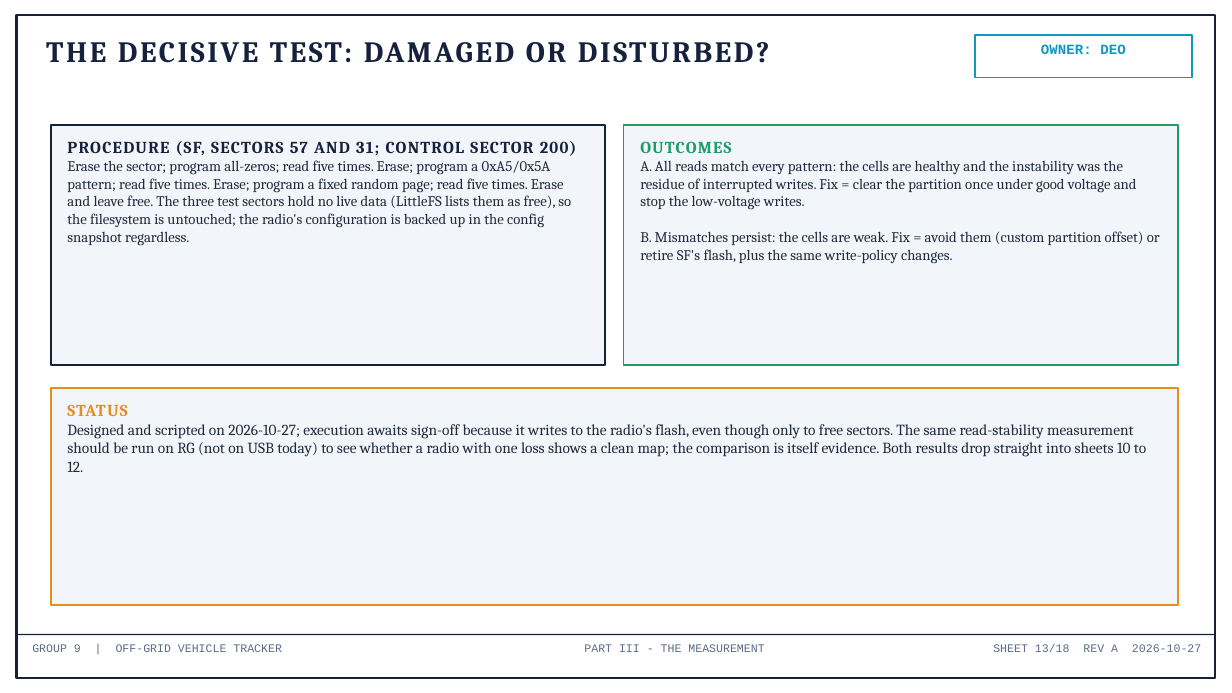
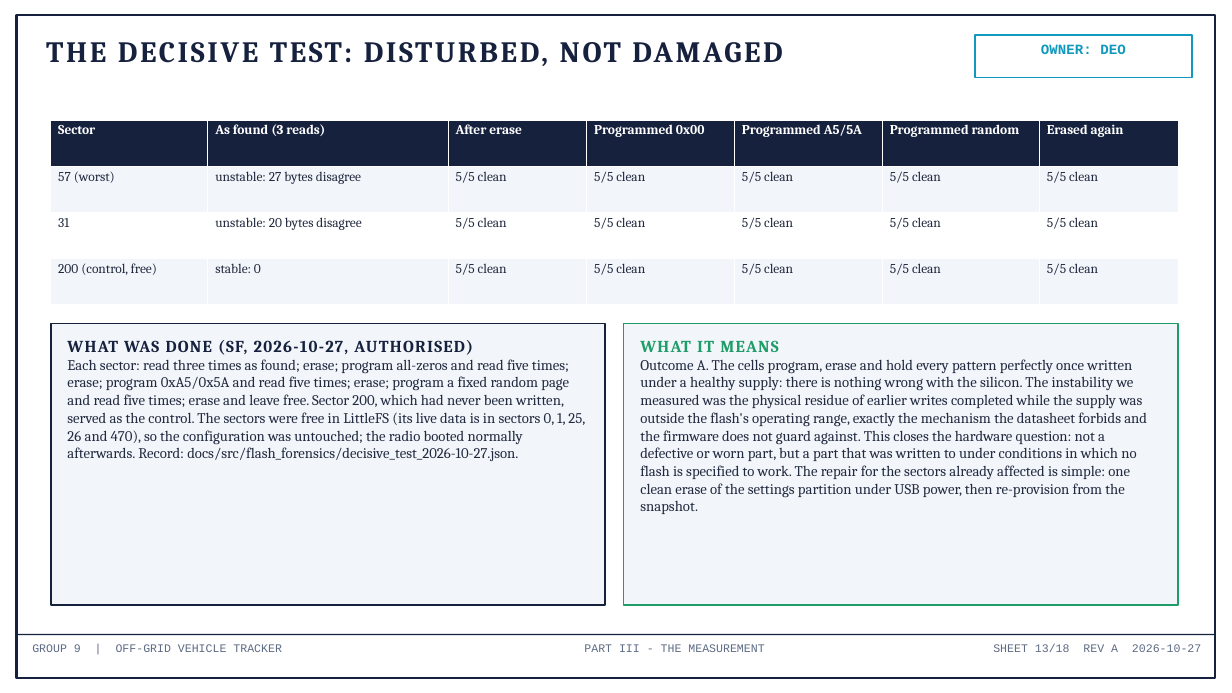
Before and after one commit to deosgracius/offgrid-vehicle-tracker, a slide deck: slide 13 of docs/presentations/Group9_ConfigLoss_RootCause.pptx. Drawn at 1232x693 pixels with LibreOffice and Linux fonts; fonts in the diff are those of the drawing. Boxes give left, top, right and bottom in pixels: in the first picture for what was removed or moved away, otherwise in the second. Text is boxed around its words. In the diff, an @@ line names an element or a change of style, - is before the commit and + after.

```diff
--- a/docs/presentations/Group9_ConfigLoss_RootCause.pptx
+++ b/docs/presentations/Group9_ConfigLoss_RootCause.pptx
@@ text at <box>46,42,782,66</box>: text changed @@
-THE DECISIVE TEST: DAMAGED OR DISTURBED?
+THE DECISIVE TEST: DISTURBED, NOT DAMAGED
@@ table added at <box>51,120,1178,305</box>, 4 rows, 7 columns @@
+Sector | As found (3 reads) | After erase | Programmed 0x00 | Programmed A5/5A | Programmed random | Erased again
+57 (worst) | unstable: 27 bytes disagree | 5/5 clean | 5/5 clean | 5/5 clean | 5/5 clean | 5/5 clean
+31 | unstable: 20 bytes disagree | 5/5 clean | 5/5 clean | 5/5 clean | 5/5 clean | 5/5 clean
+200 (control, free) | stable: 0 | 5/5 clean | 5/5 clean | 5/5 clean | 5/5 clean | 5/5 clean
@@ text removed at <box>67,141,577,246</box> @@
-PROCEDURE (SF, SECTORS 57 AND 31; CONTROL SECTOR 200)
-Erase the sector; program all-zeros; read five times. Erase; program a 0xA5/0x5A pattern; read five times. Erase; program a fixed random page; read five times. Erase and leave free. The three test sectors hold no live data (LittleFS lists them as free), so the filesystem is untouched; the radio's configuration is backed up in the config snapshot regardless.
@@ text removed at <box>640,141,1160,263</box> @@
-OUTCOMES
-A. All reads match every pattern: the cells are healthy and the instability was the residue of interrupted writes. Fix = clear the partition once under good voltage and stop the low-voltage writes.
-B. Mismatches persist: the cells are weak. Fix = avoid them (custom partition offset) or retire SF's flash, plus the same write-policy changes.
@@ rectangle: place and size @@
-rectangle at <box>51,125,605,365</box>
+rectangle at <box>51,323,605,605</box>
@@ rectangle: place and size @@
-rectangle at <box>624,125,1178,365</box>
+rectangle at <box>624,323,1178,605</box>
@@ text added at <box>67,340,585,461</box>, 11.5 pt, text #222A3F @@
+WHAT WAS DONE (SF, 2026-10-27, AUTHORISED)
+Each sector: read three times as found; erase; program all-zeros and read five times; erase; program 0xA5/0x5A and read five times; erase; program a fixed random page and read five times; erase and leave free. Sector 200, which had never been written, served as the control. The sectors were free in LittleFS (its live data is in sectors 0, 1, 25, 26 and 470), so the configuration was untouched; the radio booted normally afterwards. Record: docs/src/flash_forensics/decisive_test_2026-10-27.json.
@@ text added at <box>640,340,1147,514</box>, 11.5 pt, text #222A3F @@
+WHAT IT MEANS
+Outcome A. The cells program, erase and hold every pattern perfectly once written under a healthy supply: there is nothing wrong with the silicon. The instability we measured was the physical residue of earlier writes completed while the supply was outside the flash's operating range, exactly the mechanism the datasheet forbids and the firmware does not guard against. This closes the hardware question: not a defective or worn part, but a part that was written to under conditions in which no flash is specified to work. The repair for the sectors already affected is simple: one clean erase of the settings partition under USB power, then re-provision from the snapshot.
@@ rectangle removed at <box>51,388,1178,605</box> @@
@@ text removed at <box>67,404,1146,472</box> @@
-STATUS
-Designed and scripted on 2026-10-27; execution awaits sign-off because it writes to the radio's flash, even though only to free sectors. The same read-stability measurement should be run on RG (not on USB today) to see whether a radio with one loss shows a clean map; the comparison is itself evidence. Both results drop straight into sheets 10 to 12.
```
Also in this commit, not shown: 4 other slides changed, 3 other files.
